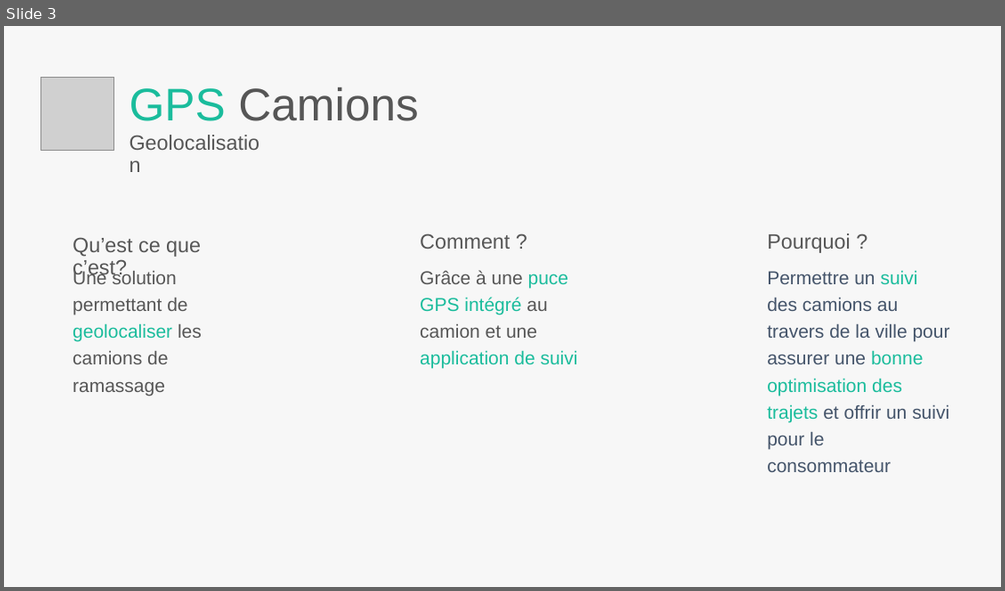
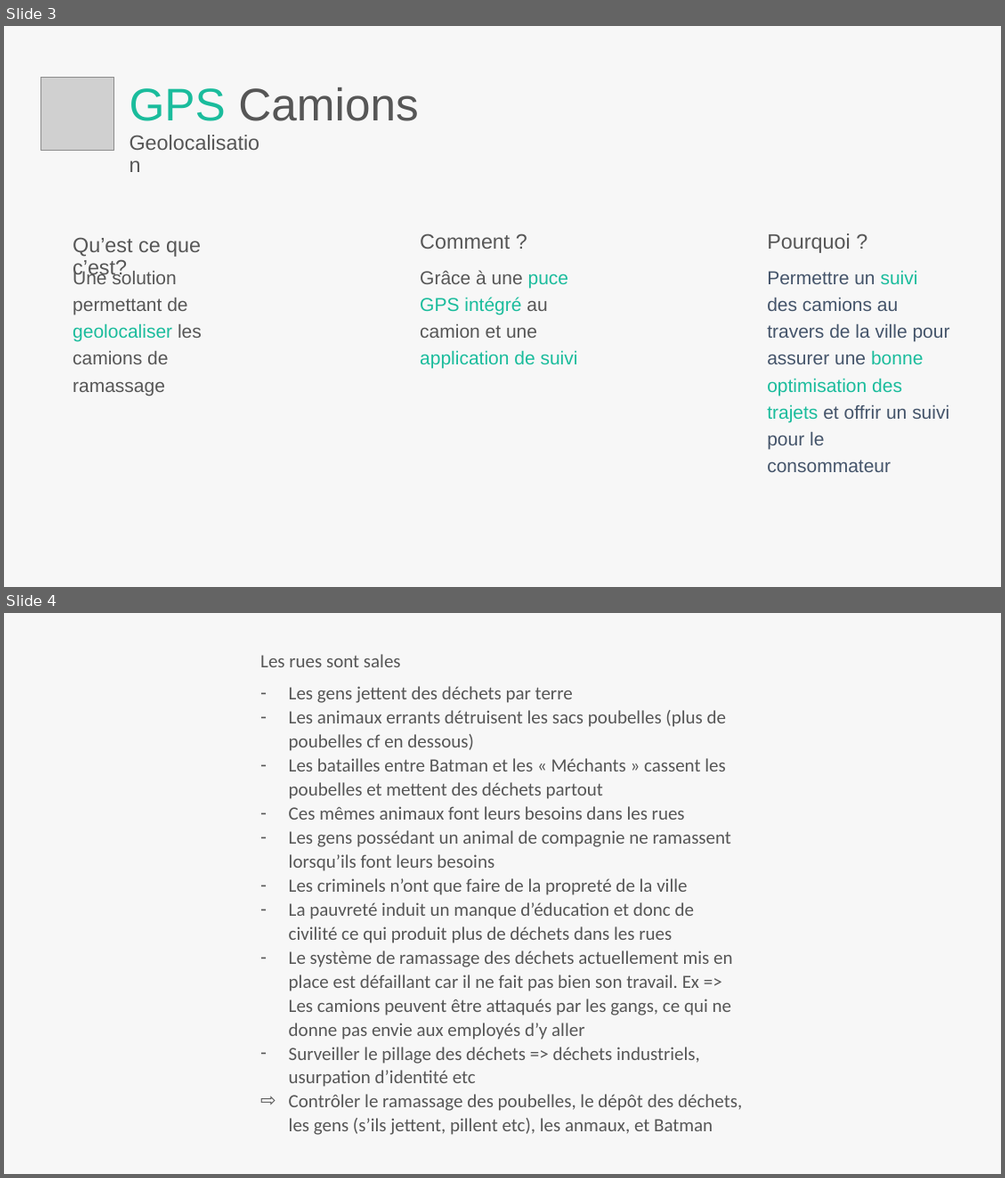
Before and after one commit to ReyLinn/DIT-Gotham, a slide deck: DIT - Gotham WIP.pptx. Shown one above the other, each under a label of ours: slide 3 before the commit, slides 3 and 4 after it. The pictures are 1005x591 and 1005x1178 pixels, drawn with LibreOffice and Linux fonts; fonts in the diff are those of the drawing; grey boxes stand for pictures. Boxes give left, top, right and bottom in pixels: in the first picture for what was removed or moved away, otherwise in the second. Text is boxed around its words. In the diff, an @@ line names an element or a change of style, - is before the commit and + after.

Commit message:
Added Lucas part

```diff
--- a/DIT - Gotham WIP.pptx
+++ b/DIT - Gotham WIP.pptx
@@ slide 4 added at (4,613,1001,1174), background #F7F7F7 @@
@@ text added at (260,654,742,1135), 18 pt, text #565656 @@
+Les rues sont sales
+– Les gens jettent des déchets par terre
+– Les animaux errants détruisent les sacs poubelles (plus de poubelles cf en dessous)
+– Les batailles entre Batman et les « Méchants » cassent les poubelles et mettent des déchets partout
+– Ces mêmes animaux font leurs besoins dans les rues
+– Les gens possédant un animal de compagnie ne ramassent lorsqu’ils font leurs besoins
+– Les criminels n’ont que faire de la propreté de la ville
+– La pauvreté induit un manque d’éducation et donc de civilité ce qui produit plus de déchets dans les rues
+– Le système de ramassage des déchets actuellement mis en place est défaillant car il ne fait pas bien son travail. Ex => Les camions peuvent être attaqués par les gangs, ce qui ne donne pas envie aux employés d’y aller
+– Surveiller le pillage des déchets => déchets industriels, usurpation d’identité etc
+⇨ Contrôler le ramassage des poubelles, le dépôt des déchets, les gens (s’ils jettent, pillent etc), les anmaux, et Batman
```
